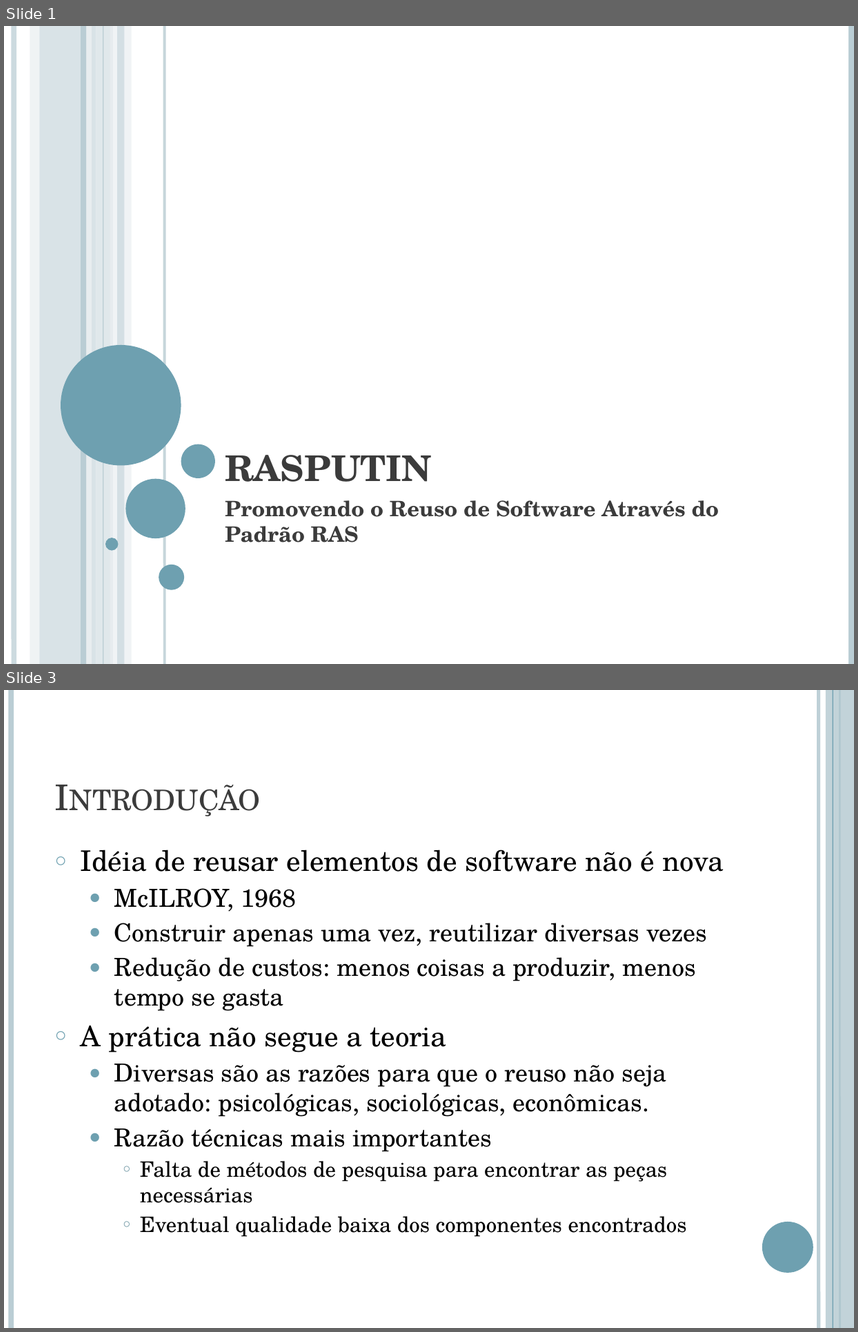
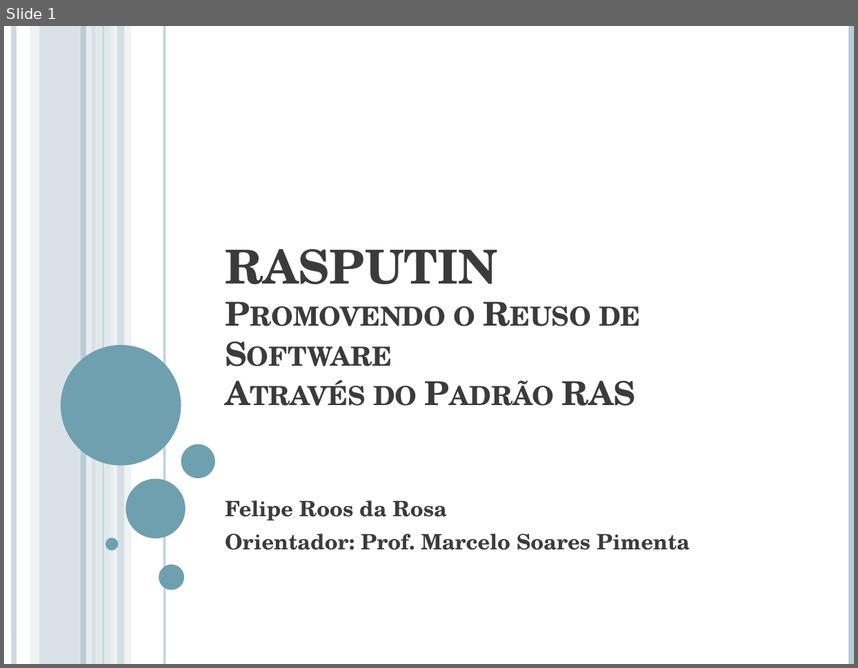
Before and after one commit to jmftrindade/ras4maven, a slide deck: PromotingSoftwareReuseWithRAS/RASPUTIN.pptx. Shown one above the other, each under a label of ours: slides 1 and 3 before the commit, slide 1 after it; the slides between them are not shown. The pictures are 858x1332 and 858x668 pixels, drawn with LibreOffice and Linux fonts; fonts in the diff are those of the drawing. Boxes give left, top, right and bottom in pixels: in the first picture for what was removed or moved away, otherwise in the second. Text is boxed around its words. In the diff, an @@ line names an element or a change of style, - is before the commit and + after.

```diff
--- a/PromotingSoftwareReuseWithRAS/RASPUTIN.pptx
+++ b/PromotingSoftwareReuseWithRAS/RASPUTIN.pptx
@@ slide 3 removed at (4,690,854,1328), background #FFFFFF @@
@@ line removed from (11, 690) to (11, 1328) @@
@@ line removed from (818, 690) to (818, 1328) @@
@@ rectangle removed at (826,690,854,1328) @@
@@ line removed from (833, 690) to (833, 1328) @@
@@ line removed from (840, 690) to (840, 1328) @@
@@ title removed at (47,716,741,822) @@
-Introdução
@@ text removed at (81,849,724,1236) @@
-○ Idéia de reusar elementos de software não é nova
-  ● McILROY, 1968
-  ● Construir apenas uma vez, reutilizar diversas vezes
-  ● Redução de custos: menos coisas a produzir, menos tempo se gasta
-○ A prática não segue a teoria
-  ● Diversas são as razões para que o reuso não seja adotado: psicológicas, sociológicas, econômicas.
-  ● Razão técnicas mais importantes
-    ○ Falta de métodos de pesquisa para encontrar as peças necessárias
-    ○ Eventual qualidade baixa dos componentes encontrados
@@ ellipse removed at (762,1221,813,1272) @@
@@ slide 1 changed as well @@
@@ title at (225,249,641,405): text changed; size 30 to 27.9 pt @@
-RASPUTIN
+RASPUTIN
+Promovendo o Reuso de Software
+Através do Padrão RAS
@@ subtitle at (225,500,690,550): text changed @@
-Promovendo o Reuso de Software Através do Padrão RAS
+Felipe Roos da Rosa
+Orientador: Prof. Marcelo Soares Pimenta
```
Also in this commit, not shown: 20 slides added, 1 other slide removed.
